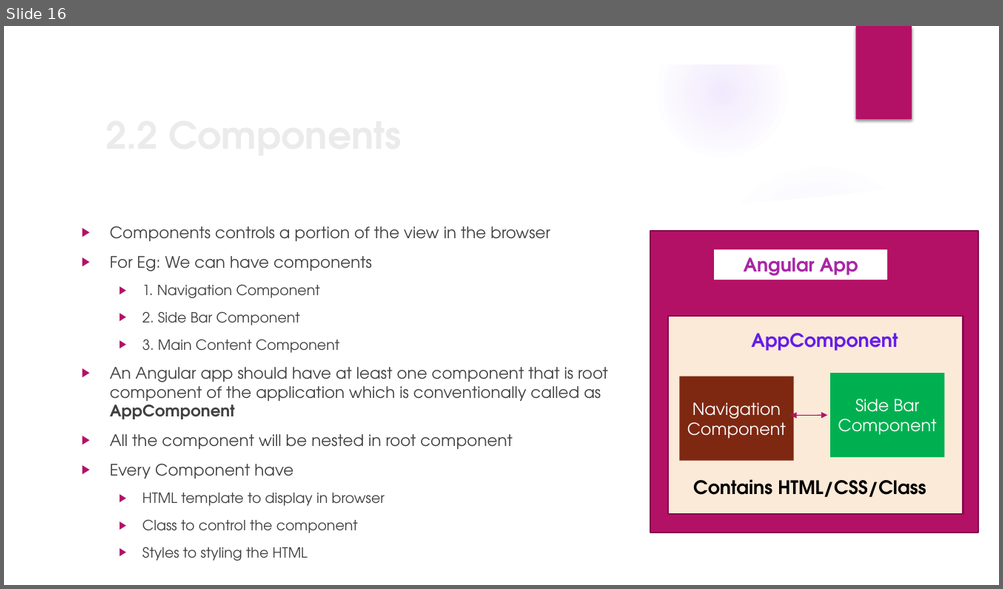
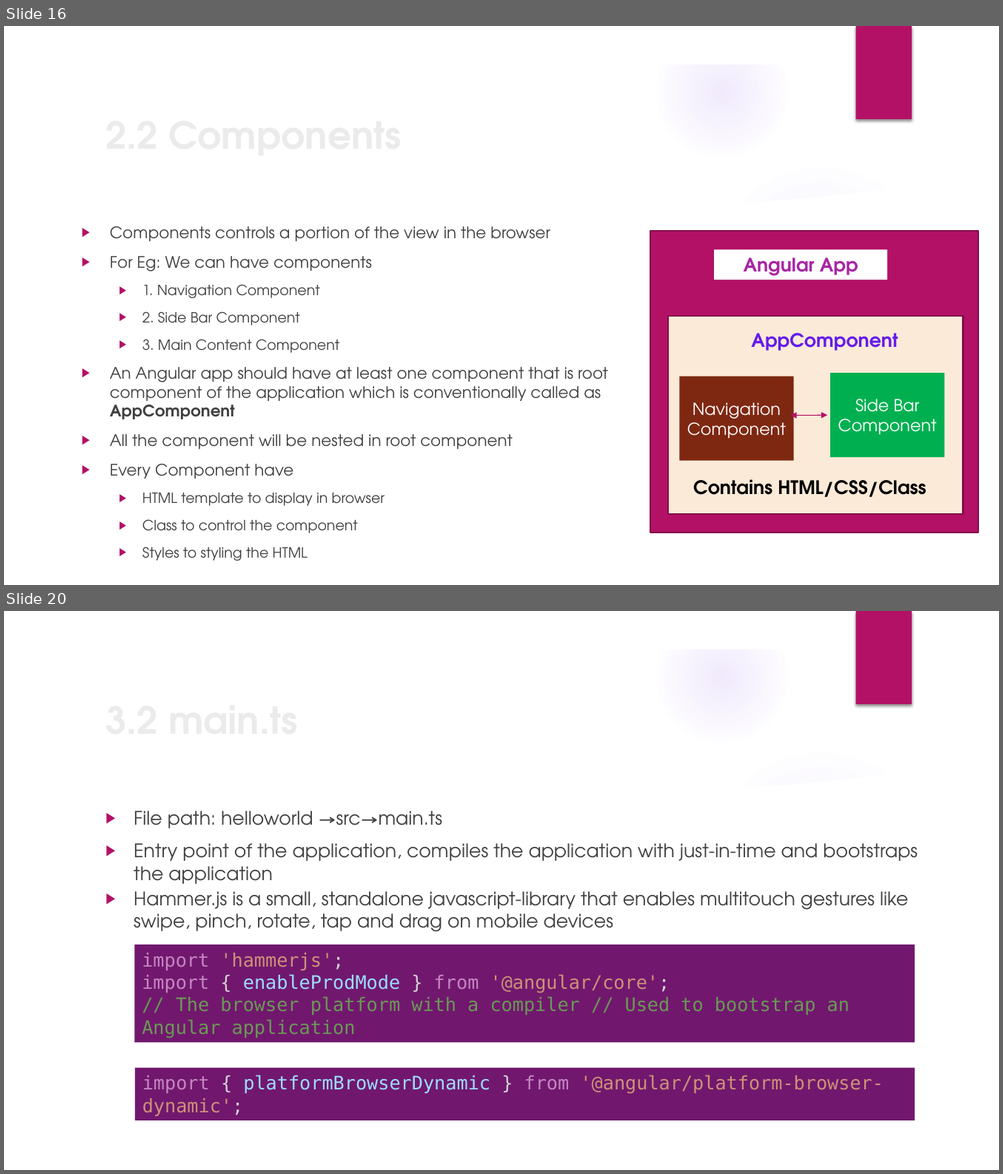
Before and after one commit to monicka2479/AngularSession, a slide deck: Angular Presentation.pptx. Shown one above the other, each under a label of ours: slide 16 before the commit, slides 16 and 20 after it; the slides between them are not shown. The pictures are 1003x589 and 1003x1174 pixels, drawn with LibreOffice and Linux fonts; fonts in the diff are those of the drawing; background and template pictures are left out. Boxes give left, top, right and bottom in pixels: in the first picture for what was removed or moved away, otherwise in the second. Text is boxed around its words. In the diff, an @@ line names an element or a change of style, - is before the commit and + after.

```diff
--- a/Angular Presentation.pptx
+++ b/Angular Presentation.pptx
@@ slide 20 added at (4,611,999,1170), background picture (left out); not listed: 9 template elements that a slide beside it also shows @@
@@ text added at (134,811,917,884), 18 pt, text #404040 @@
+▶ File path: helloworld →src→main.ts
+▶ Entry point of the application, compiles the application with just-in-time and bootstraps the application
@@ title added at (318,811,442,826), 36 pt, text #EBEBEB, bold @@
+3.2 main.ts
@@ text added at (134,891,908,932), 18 pt, text #404040 @@
+▶ Hammer.js is a small, standalone javascript-library that enables multitouch gestures like swipe, pinch, rotate, tap and drag on mobile devices
@@ rectangle added at (134,945,914,1043), fill #71186E, 18 pt, text #6A9955 @@
+import 'hammerjs';
+import { enableProdMode } from '@angular/core';
+// The browser platform with a compiler // Used to bootstrap an Angular application
@@ rectangle added at (134,1068,914,1122), fill #71186E, 18 pt, text #CE9178 @@
+import { platformBrowserDynamic } from '@angular/platform-browser-dynamic';
```
Also in this commit, not shown: 6 other slides added.
